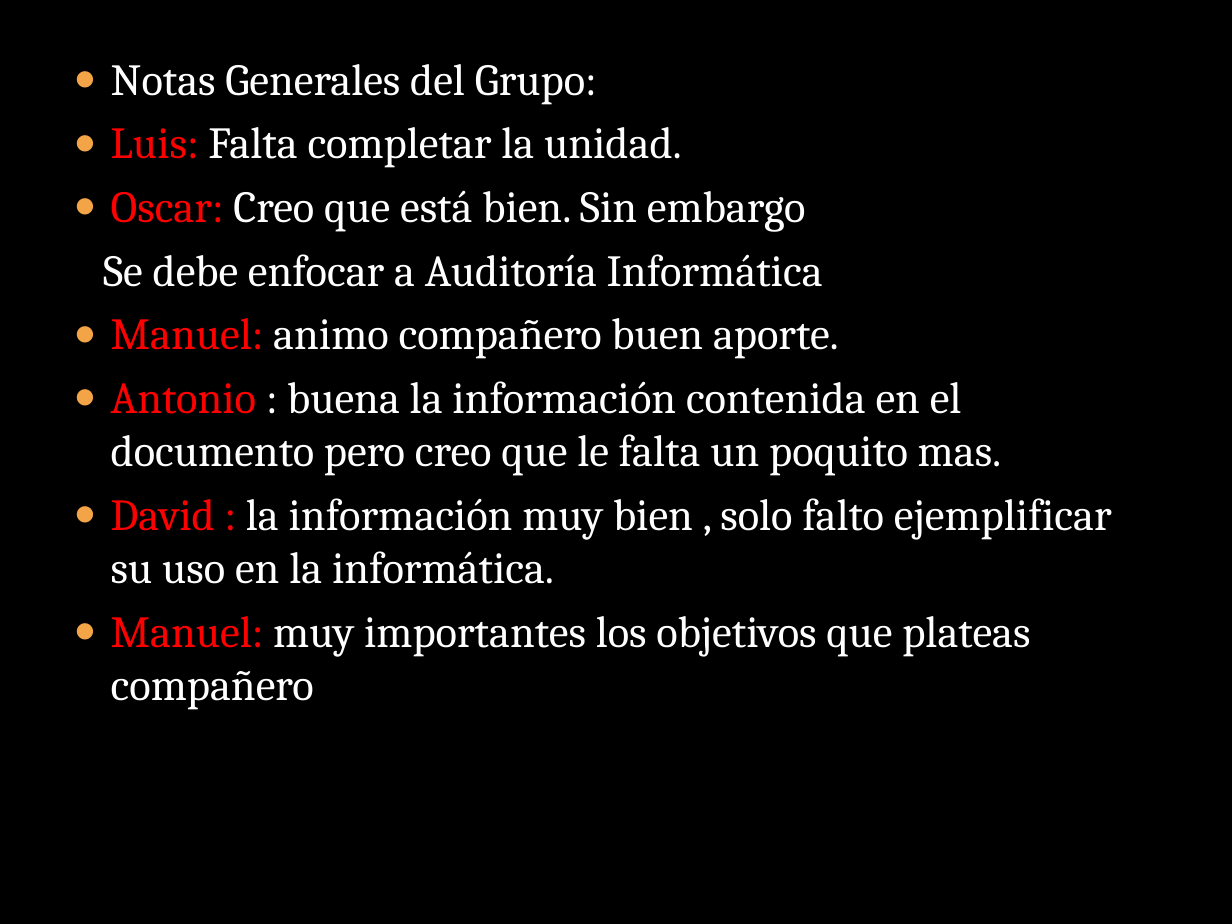
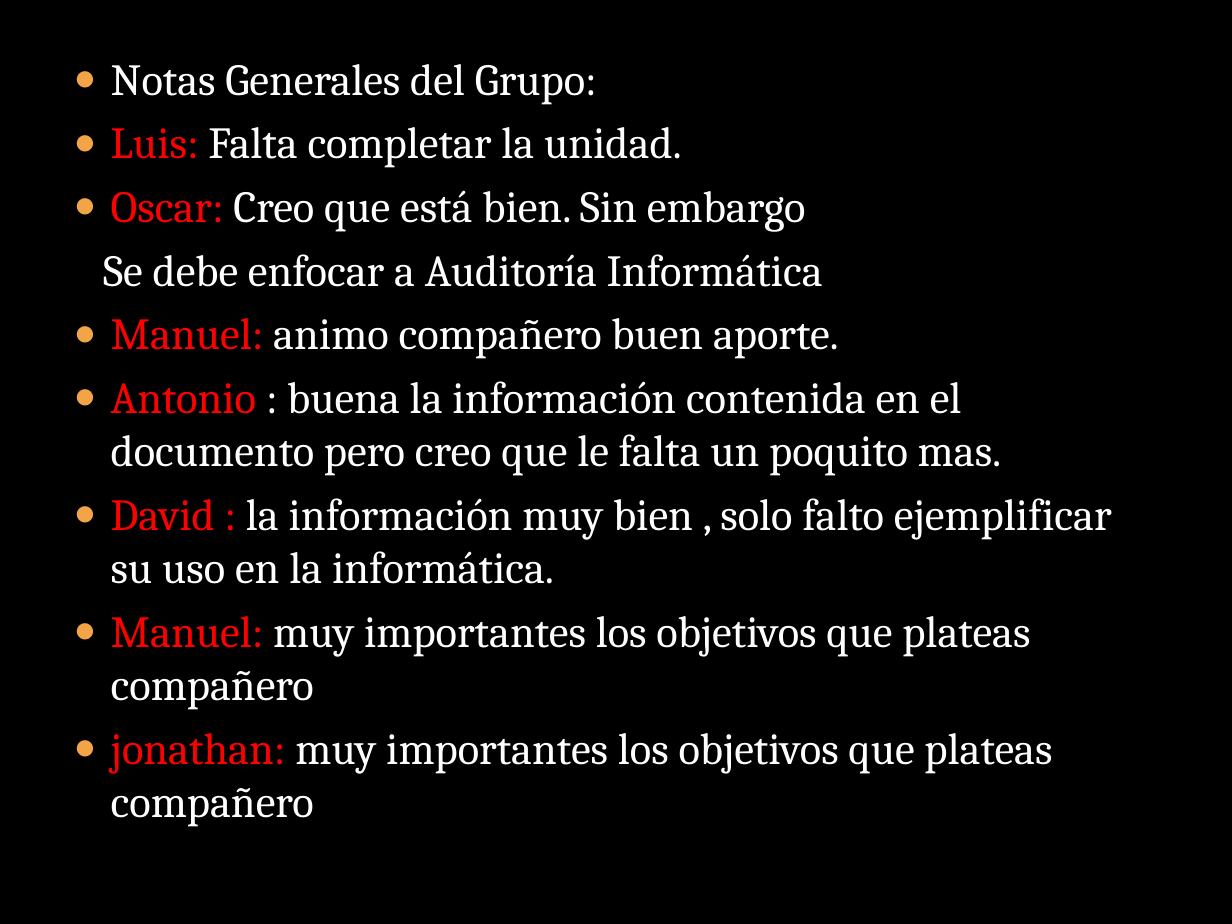
Before and after one commit to lc850/auditoria, a slide deck: slide 13 of HECTOR.pptx. Drawn at 1232x924 pixels with LibreOffice and Linux fonts; fonts in the diff are those of the drawing; background and template pictures are left out. Boxes give left, top, right and bottom in pixels: in the first picture for what was removed or moved away, otherwise in the second. Text is boxed around its words. In the diff, an @@ line names an element or a change of style, - is before the commit and + after.

Commit message:
segundo comentario

```diff
--- a/HECTOR.pptx
+++ b/HECTOR.pptx
@@ text at [111, 733, 1052, 827]: paragraph added @@
+● jonathan: muy importantes los objetivos que plateas compañero
```
